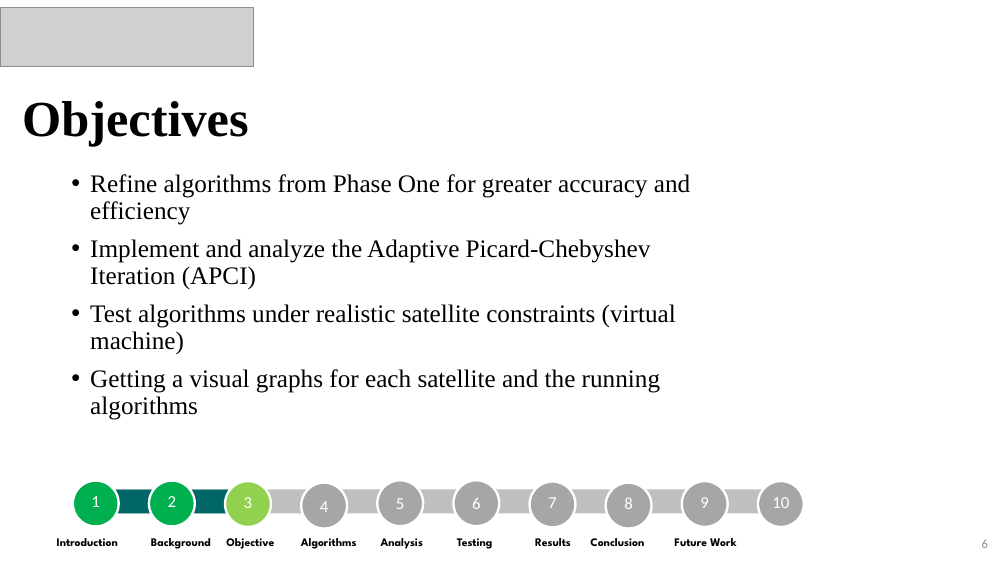
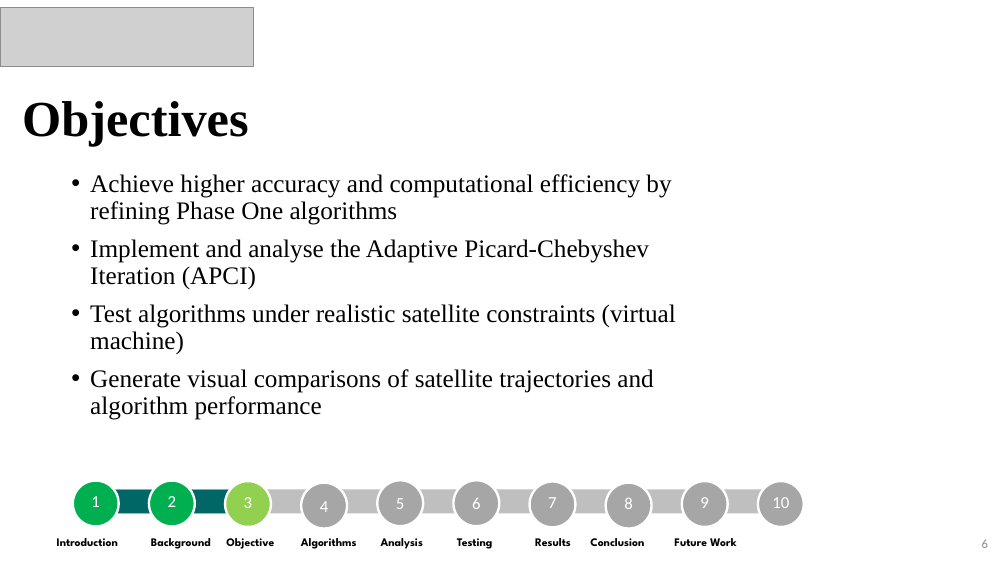
Before and after one commit to BraudeMechInd4-0/Autonomous-satellite-, a slide deck: slide 6 of project_phase2/project presentation/Project Final B.pptx. Drawn at 1008x567 pixels with LibreOffice and Linux fonts; fonts in the diff are those of the drawing; grey boxes stand for pictures. Boxes give left, top, right and bottom in pixels: in the first picture for what was removed or moved away, otherwise in the second. Text is boxed around its words. In the diff, an @@ line names an element or a change of style, - is before the commit and + after.

```diff
--- a/project_phase2/project presentation/Project Final B.pptx
+++ b/project_phase2/project presentation/Project Final B.pptx
@@ text at [90,174,671,289]: text changed @@
-• Refine algorithms from Phase One for greater accuracy and efficiency
-• Implement and analyze the Adaptive Picard-Chebyshev Iteration (APCI)
+• Achieve higher accuracy and computational efficiency by refining Phase One algorithms
+• Implement and analyse the Adaptive Picard-Chebyshev Iteration (APCI)
@@ text at [90,369,653,420]: text changed @@
-• Getting a visual graphs for each satellite and the running algorithms
+• Generate visual comparisons of satellite trajectories and algorithm performance
```
Also in this commit, not shown: 2 other slides changed.
